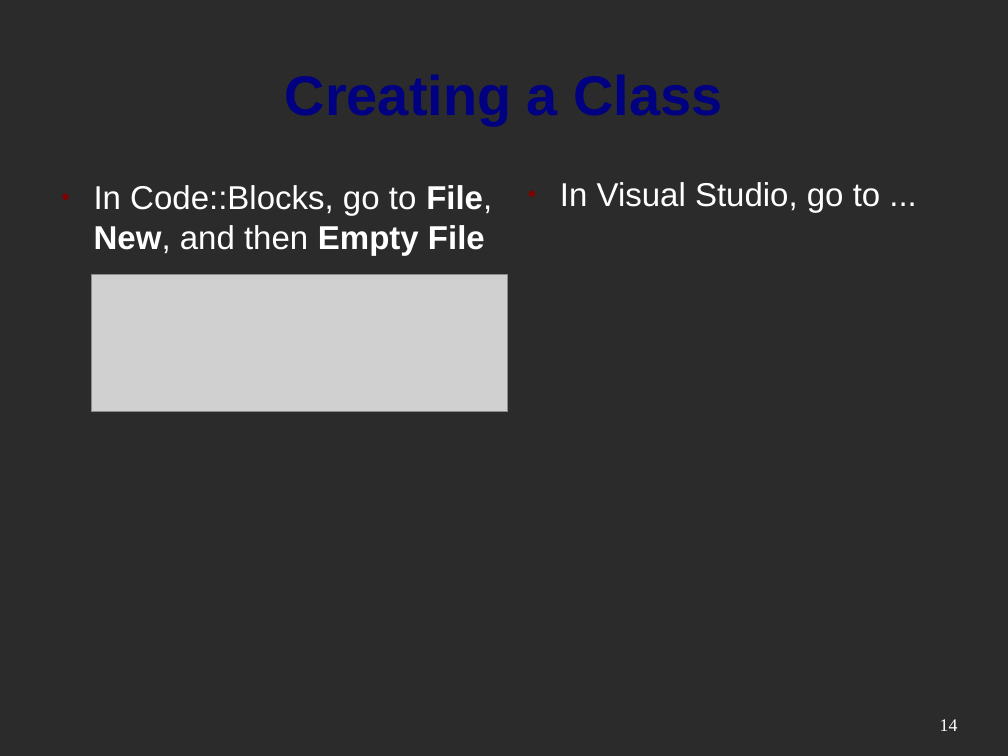
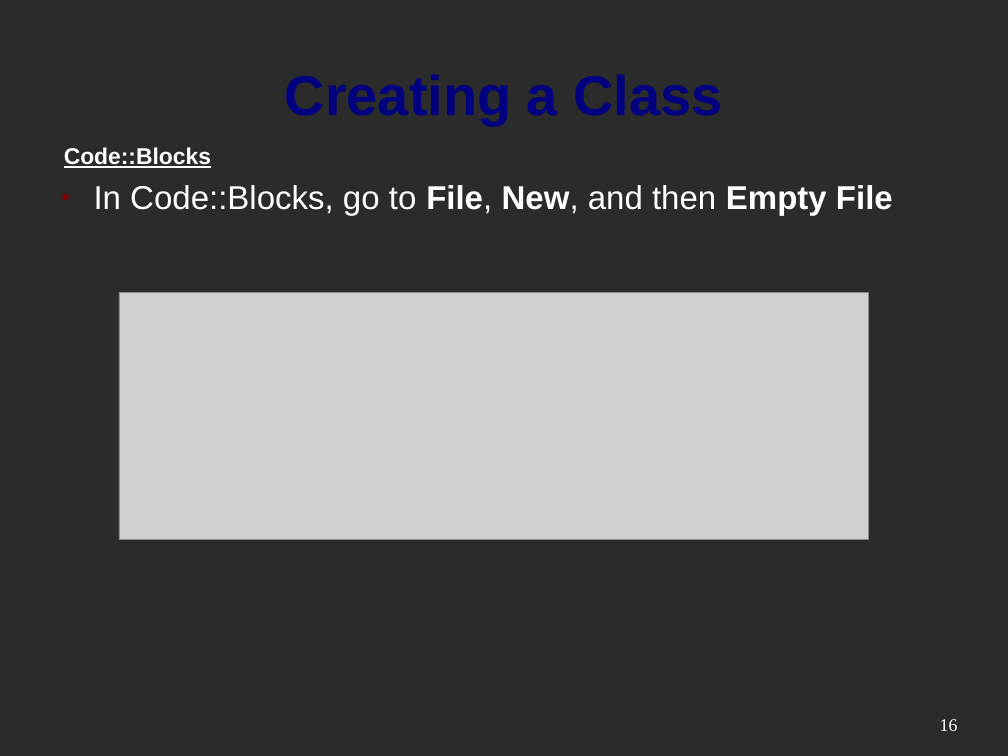
Before and after one commit to mactwist555/CPP-Course, a slide deck: slide 16 of Week 02/1 Classes.odp (slide 14 before the commit). Drawn at 1008x756 pixels with LibreOffice and Linux fonts; fonts in the diff are those of the drawing; grey boxes stand for pictures; background and template pictures are left out; a plain dark background stands for a picture behind light text. Boxes give left, top, right and bottom in pixels: in the first picture for what was removed or moved away, otherwise in the second. Text is boxed around its words. In the diff, an @@ line names an element or a change of style, - is before the commit and + after.

```diff
--- a/Week 02/1 Classes.odp
+++ b/Week 02/1 Classes.odp
@@ text added at [64, 147, 211, 168], 18 pt, text #FFFFFF, bold, underline @@
+Code::Blocks
@@ text "In Code::Blocks, go to File, ..." rewrapped from [94, 185, 492, 256] to [94, 185, 893, 216] @@
@@ text removed at [560, 182, 880, 213] @@
-● In Visual Studio, go to ...
@@ picture: place and size @@
-picture at [91, 274, 508, 412]
+picture at [119, 293, 869, 540]
@@ page number at [940, 719, 958, 731]: text changed @@
-14
+16
```
Also in this commit, not shown: 2 other slides changed, 2 slides added, 7 other files.
